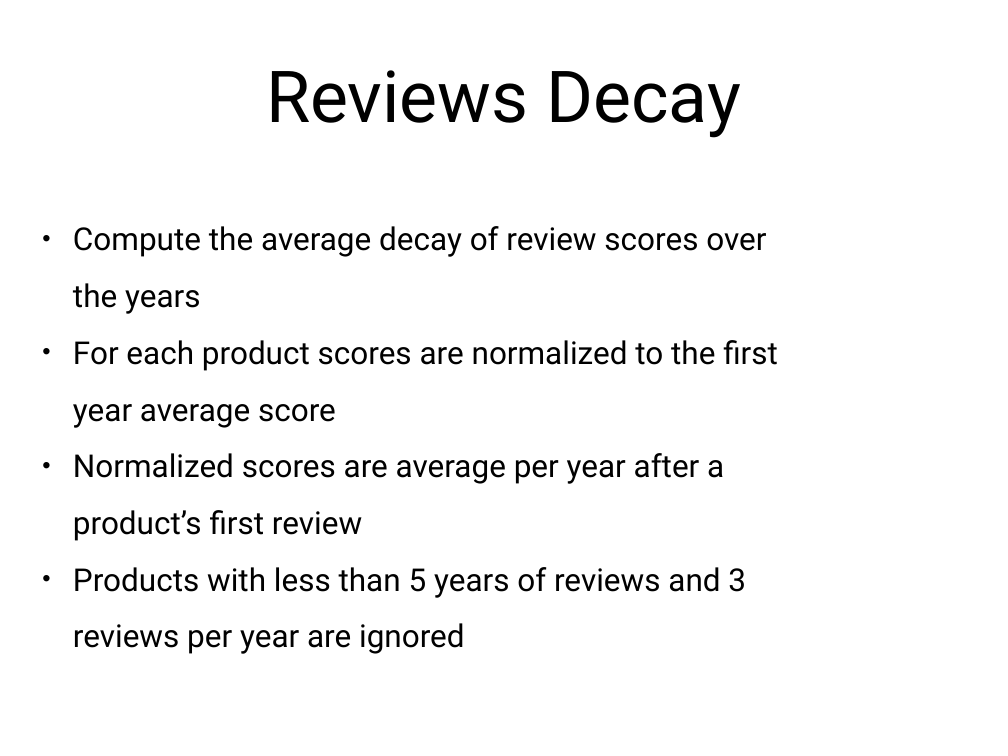
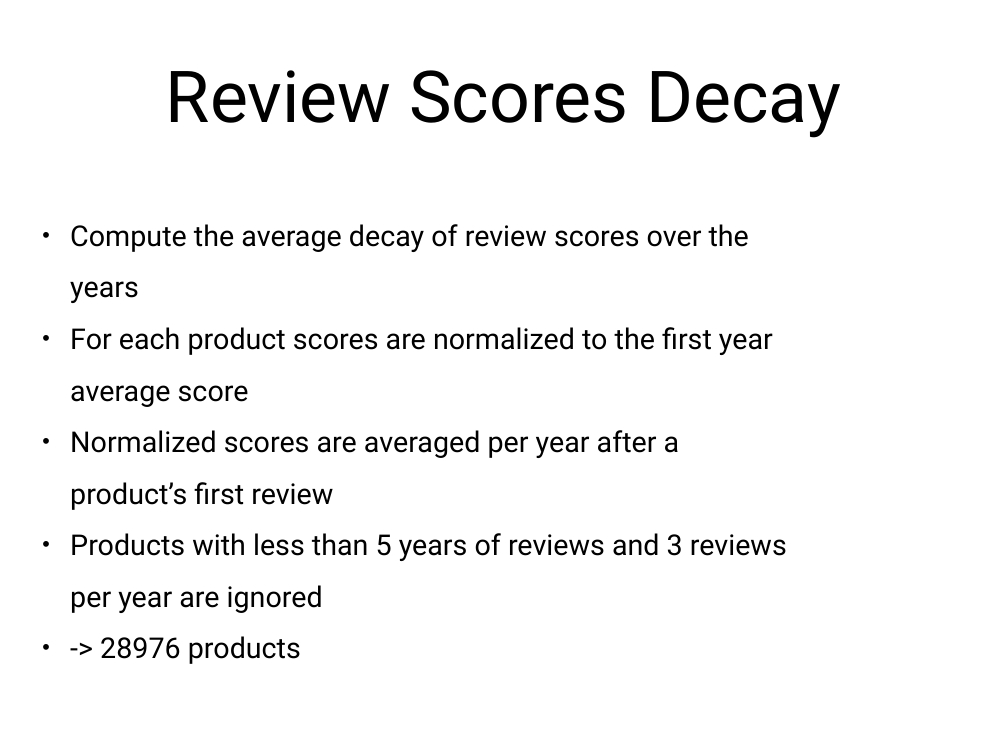
Before and after one commit to jcarreira/amazon-study, a slide deck: slide 20 of presentation/jcarreira_presentation.pptx (slide 19 before the commit). Drawn at 1008x756 pixels with LibreOffice and Linux fonts; fonts in the diff are those of the drawing. Boxes give left, top, right and bottom in pixels: in the first picture for what was removed or moved away, otherwise in the second. Text is boxed around its words. In the diff, an @@ line names an element or a change of style, - is before the commit and + after.

```diff
--- a/presentation/jcarreira_presentation.pptx
+++ b/presentation/jcarreira_presentation.pptx
@@ title at bbox=[166, 70, 842, 138]: text changed @@
-Reviews Decay
+Review Scores Decay
@@ text at bbox=[70, 224, 787, 613]: size 32 to 29.1 pt in "Compute the average decay of review scores ...", "For each product scores are normalized to ...", "Products with less than 5 years of ..."; indent changed @@
@@ text at bbox=[70, 430, 680, 510]: text changed; size 32 to 29.1 pt @@
-• Normalized scores are average per year after a product’s first review
+• Normalized scores are averaged per year after a product’s first review
@@ text at bbox=[100, 636, 301, 664]: paragraph added @@
+• -> 28976 products
```
Also in this commit, not shown: 6 other slides changed, 3 slides added, 1 slide removed, 2 other files.
